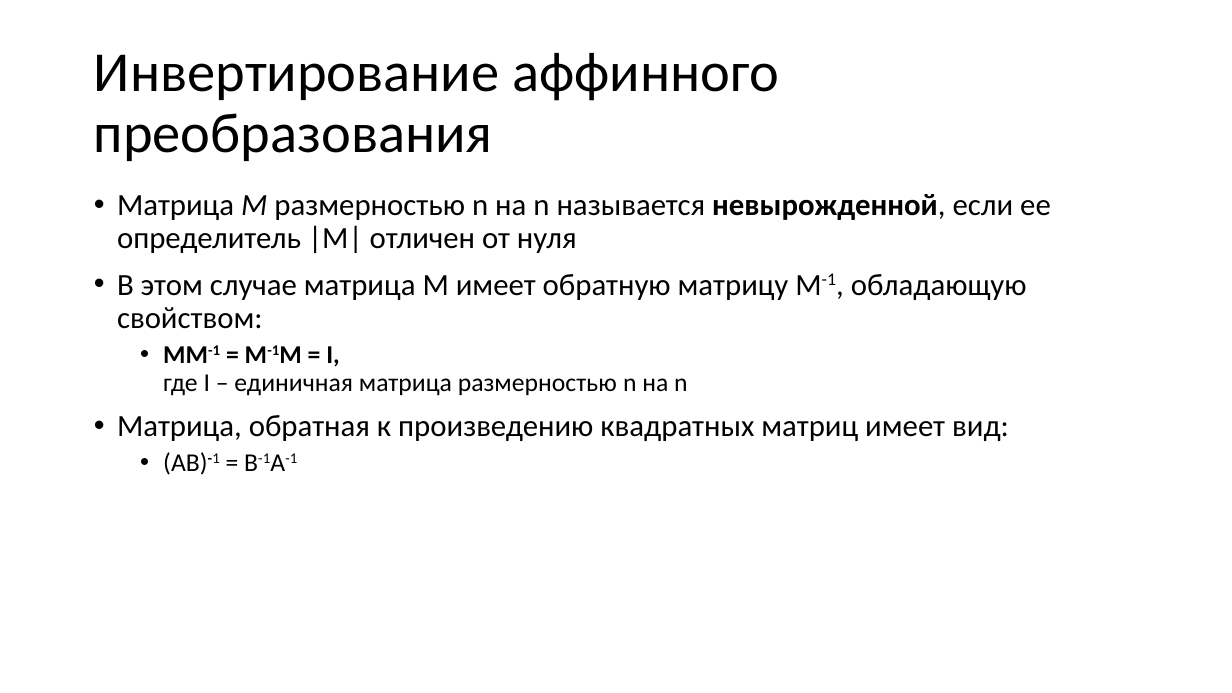
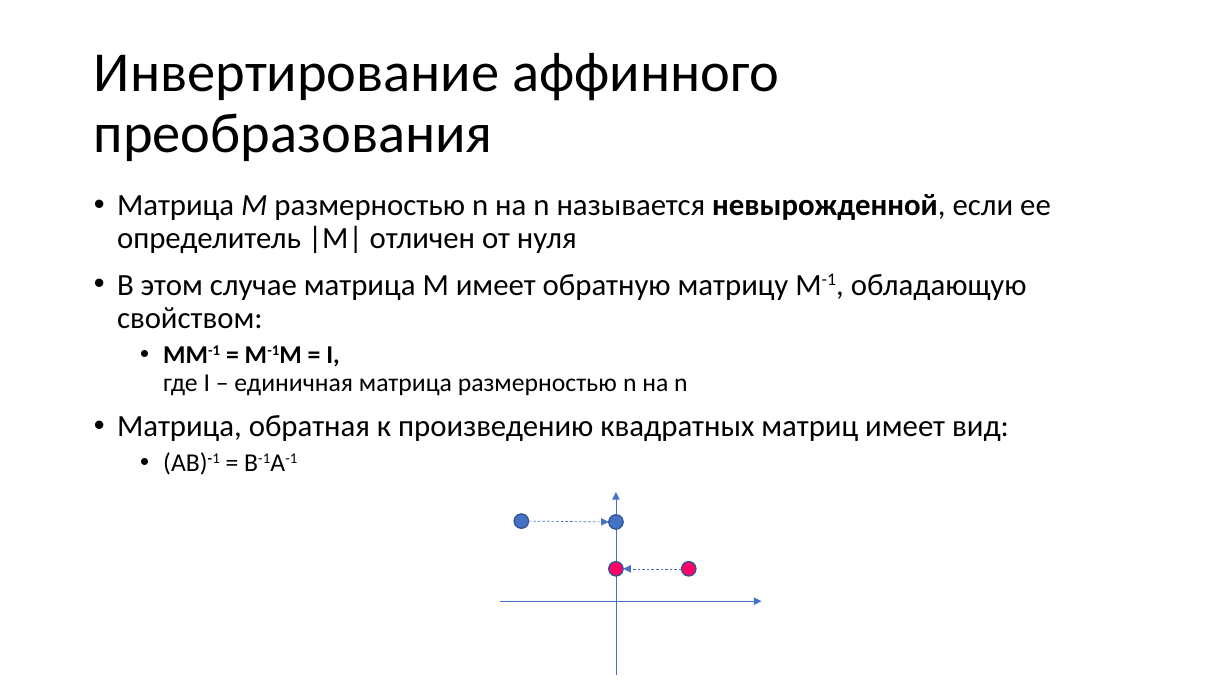
Before and after one commit to alexey-malov/cg-course, a slide deck: slide 94 of lectures/03 - Векторный анализ, трансформации и матрицы.pptx (slide 90 before the commit). Drawn at 1232x693 pixels with LibreOffice and Linux fonts; fonts in the diff are those of the drawing. Boxes give left, top, right and bottom in pixels: in the first picture for what was removed or moved away, otherwise in the second. Text is boxed around its words. In the diff, an @@ line names an element or a change of style, - is before the commit and + after.

```diff
--- a/lectures/03 - Векторный анализ, трансформации и матрицы.pptx
+++ b/lectures/03 - Векторный анализ, трансформации и матрицы.pptx
@@ arrow added from (616, 675) to (616, 492), #4472C4 0.5 pt @@
@@ ellipse added at (514,514,529,529), fill #4472C4, outline #325491 1 pt @@
@@ arrow added from (529, 521) to (609, 522), #4472C4 0.5 pt dashed @@
@@ ellipse added at (609,515,624,530), fill #4472C4, outline #325491 1 pt @@
@@ ellipse added at (609,562,624,577), fill #FF0066, outline #325491 1 pt @@
@@ arrow added from (682, 569) to (624, 569), #4472C4 0.5 pt dashed @@
@@ ellipse added at (682,562,697,577), fill #FF0066, outline #325491 1 pt @@
@@ arrow added from (500, 602) to (762, 602), #4472C4 0.5 pt @@
```
Also in this commit, not shown: 5 other slides changed, 4 slides added.
